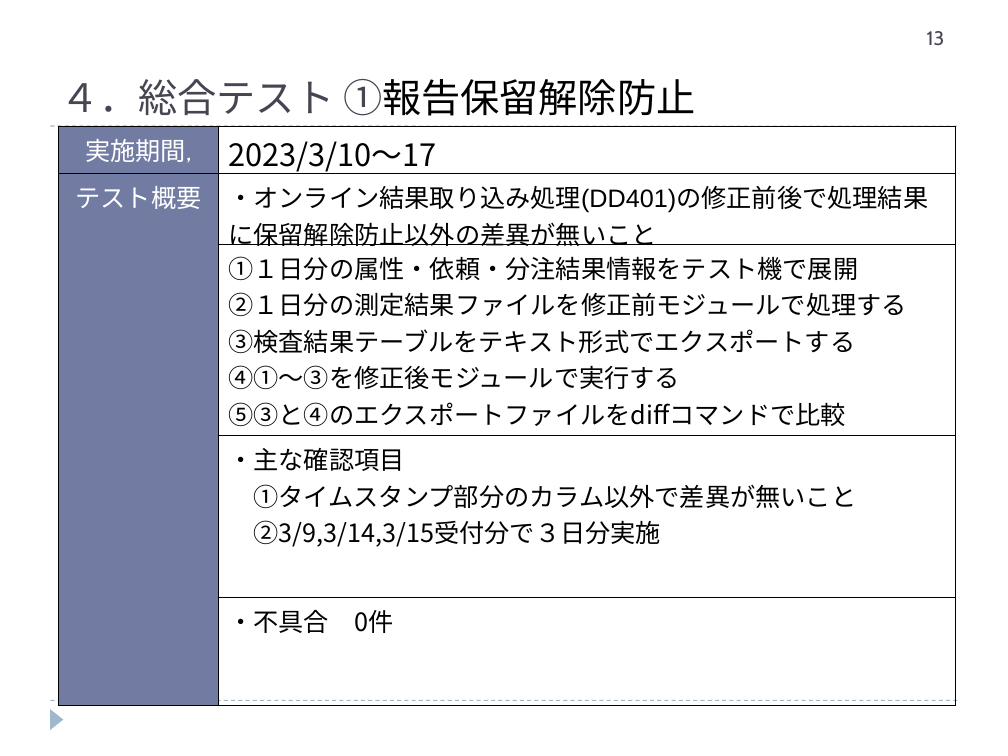
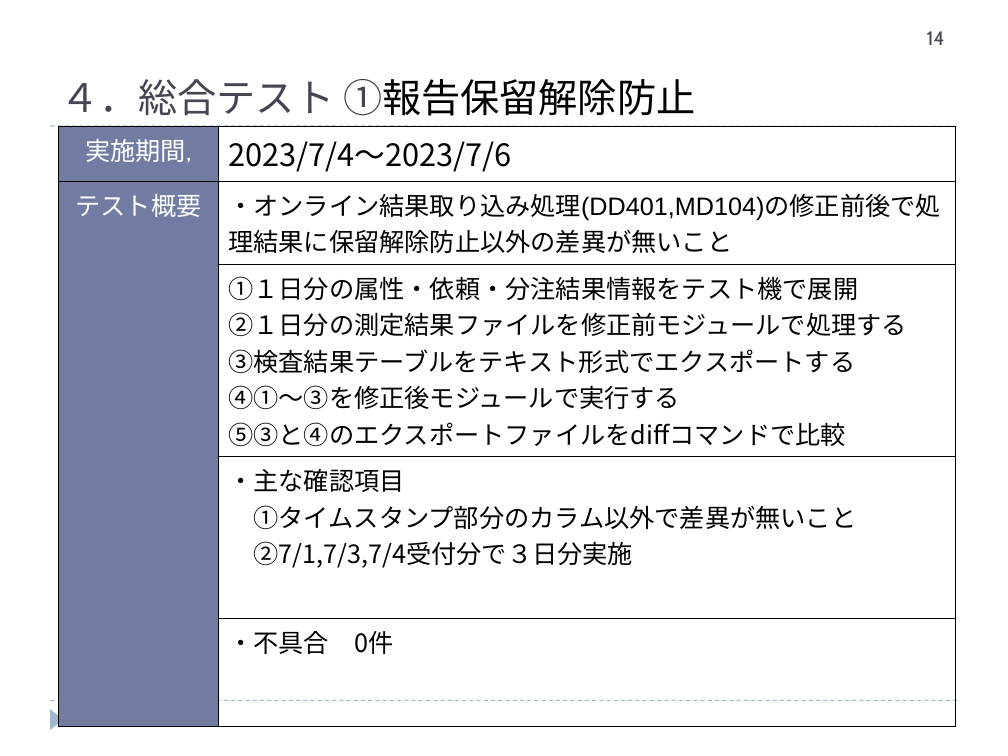
Before and after one commit to hanyutatsuya/Chemistory, a slide deck: slide 14 of 次期システム対応/レビュー2/ケミストリー次期先行対応_20230807.ppt (slide 13 before the commit). Drawn at 1008x756 pixels with LibreOffice and Linux fonts; fonts in the diff are those of the drawing. Boxes give left, top, right and bottom in pixels: in the first picture for what was removed or moved away, otherwise in the second. Text is boxed around its words. In the diff, an @@ line names an element or a change of style, - is before the commit and + after.

```diff
--- a/次期システム対応/レビュー2/ケミストリー次期先行対応_20230807.ppt
+++ b/次期システム対応/レビュー2/ケミストリー次期先行対応_20230807.ppt
@@ page number at [927,31,945,45]: text changed @@
-13
+14
@@ table at [58,126,955,705] @@
-row 1, column 2: 2023/3/10～17
+row 1, column 2: 2023/7/4～2023/7/6
-row 2, column 2: ・オンライン結果取り込み処理(DD401)の修正前後で処理結果に保留解除防止以外の差異が無いこと
+row 2, column 2: ・オンライン結果取り込み処理(DD401,MD104)の修正前後で処理結果に保留解除防止以外の差異が無いこと
-row 4, column 2: ・主な確認項目 / ①タイムスタンプ部分のカラム以外で差異が無いこと / ②3/9,3/14,3/15受付分で３日分実施
+row 4, column 2: ・主な確認項目 / ①タイムスタンプ部分のカラム以外で差異が無いこと / ②7/1,7/3,7/4受付分で３日分実施
```
Also in this commit, not shown: 4 other slides changed, 3 slides added, 33 other files.
